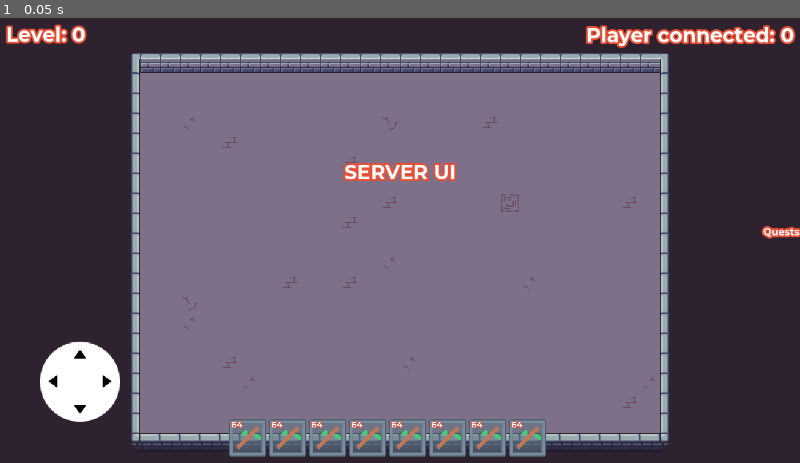
Above: before the commit, frame 1.
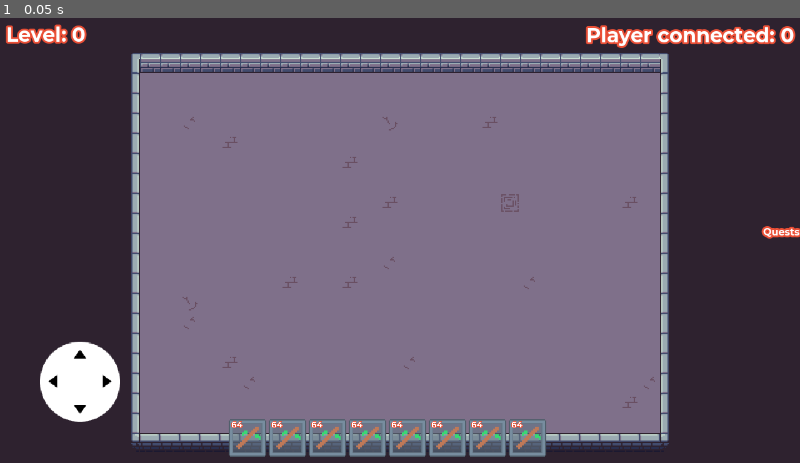
Above: after the commit, the same moment.

Repository: Muchach0/tomatoe-mmo
Game: Godot game, scene res://Scenes/old/level_1.tscn
Two runs of this game, one before a commit and one after it. Both use one fixed random seed, a clock stepped at 60 frames per second and the inputs below. This scene is started directly instead of the project's main scene.
Inputs:
- Up to frame 1 (0.05 s): no input

The runs differ from the first frame. In frame 1, 0.5% of the frame differs, in the area x 42-57%, y 32-37%.

Commit message:
[QUEST]: Fix bug when quest start but item already in inventory

Diff:
--- a/Util/Mmo_Logic/mob_spawner.gd
+++ b/Util/Mmo_Logic/mob_spawner.gd
@@ -125,9 +125,10 @@
     if not quest_resources.is_empty():
         var quest_manager = _get_quest_manager()
         if quest_manager:
+            var player = body as Player
             for quest_resource in quest_resources:
                 if quest_resource != null:
-                    quest_manager.activate_quest_from_spawner(quest_resource, self)
+                    quest_manager.activate_quest_from_spawner(quest_resource, self, player)
                     print("MobSpawner - Player entered area, activating quest: %s" % quest_resource.quest_name)
 
 func _on_body_exited(body: Node2D) -> void:
--- a/Util/Quests/quests.gd
+++ b/Util/Quests/quests.gd
@@ -110,8 +110,9 @@
         }
     return {}
 
-func activate_quest_from_spawner(quest_resource: QuestResource, spawner: Node) -> String:
-    """Activate a quest when a player enters a MobSpawner's area. Returns the quest_id."""
+func activate_quest_from_spawner(quest_resource: QuestResource, spawner: Node, player: Node = null) -> String:
+    """Activate a quest when a player enters a MobSpawner's area. Returns the quest_id.
+    If player is provided and quest is PICKUP_ITEMS, will check inventory for existing items."""
     print("QuestManager - activate_quest_from_spawner() - Spawner: %s, Quest: %s" % [spawner.name, quest_resource.quest_name])
 
     # Check if this specific quest is already active for this spawner
@@ -123,6 +124,9 @@
                 # Check if it's the same quest resource
                 if existing_quest_data.resource == quest_resource or existing_quest_data.resource.quest_name == quest_resource.quest_name:
                     print("QuestManager - activate_quest_from_spawner() - Quest already active for this spawner: %s" % existing_quest_id)
+                    # Still check inventory in case player has new items
+                    if player and quest_resource.quest_type == QuestResource.QuestType.PICKUP_ITEMS:
+                        _check_inventory_for_quest(existing_quest_id, player)
                     return existing_quest_id
 
     # Check if quest is already active globally (by quest name or resource)
@@ -153,6 +157,10 @@
         var quest_data = active_quests[quest_id]
         if not quest_data.mob_spawner_nodes.has(spawner):
             quest_data.mob_spawner_nodes.append(spawner)
+
+        # If this is a PICKUP_ITEMS quest and we have a player, check their inventory
+        if player and quest_resource.quest_type == QuestResource.QuestType.PICKUP_ITEMS:
+            _check_inventory_for_quest(quest_id, player)
 
     var spawner_name_str: String = "Unknown"
     if spawner.has_method("get_spawner_name"):
@@ -283,6 +291,61 @@
     # Optionally remove from active quests (or keep it for tracking)
     active_quests.erase(quest_id)
 
+func _check_inventory_for_quest(quest_id: String, player: Node) -> void:
+    """Check player's inventory for items matching a PICKUP_ITEMS quest and update progress."""
+    if quest_id not in active_quests:
+        return
+
+    var quest_data = active_quests[quest_id]
+    if quest_data.resource.quest_type != QuestResource.QuestType.PICKUP_ITEMS:
+        return
+
+    # Get player's inventory
+    if not player is Player:
+        push_warning("QuestManager - Body is not a Player instance")
+        return
+
+    var player_instance: Player = player as Player
+    if not player_instance.inventory:
+        push_warning("QuestManager - Player does not have inventory")
+        return
+
+    var inventory: Inventory = player_instance.inventory
+
+    # Count matching items in inventory
+    var item_count: int = 0
+    var target_item = quest_data.resource.target_item
+
+    if target_item == null:
+        # Count all items
+        for stack in inventory.items:
+            if not stack.is_empty():
+                item_count += stack.count
+    else:
+        # Count specific item
+        for stack in inventory.items:
+            if not stack.is_empty() and (stack.item == target_item or stack.item.item_name == target_item.item_name):
+                item_count += stack.count
+
+    # Update quest progress if inventory has items
+    if item_count > 0:
+        # Don't exceed target progress
+        var new_progress = min(item_count, quest_data.target_progress)
+        if new_progress > quest_data.current_progress:
+            quest_data.current_progress = new_progress
+            quest_progress_updated.emit(quest_id, quest_data.resource.quest_name, quest_data.resource, quest_data.current_progress, quest_data.target_progress)
+            EventBus.quest_progress_updated.emit(quest_id, quest_data.resource.quest_name, quest_data.resource, quest_data.current_progress, quest_data.target_progress)
+
+            print("QuestManager - Updated quest '%s' progress from inventory: %d/%d" % [
+                quest_data.resource.quest_name,
+                quest_data.current_progress,
+                quest_data.target_progress
+            ])
+
+            # Check if quest is completed
+            if quest_data.current_progress >= quest_data.target_progress:
+                _complete_quest(quest_id, quest_data)
+
 func _resolve_mob_spawners(spawner_paths: Array[NodePath]) -> Array[Node]:
     """Resolve NodePaths to actual MobSpawner nodes."""
     var spawners: Array[Node] = []
